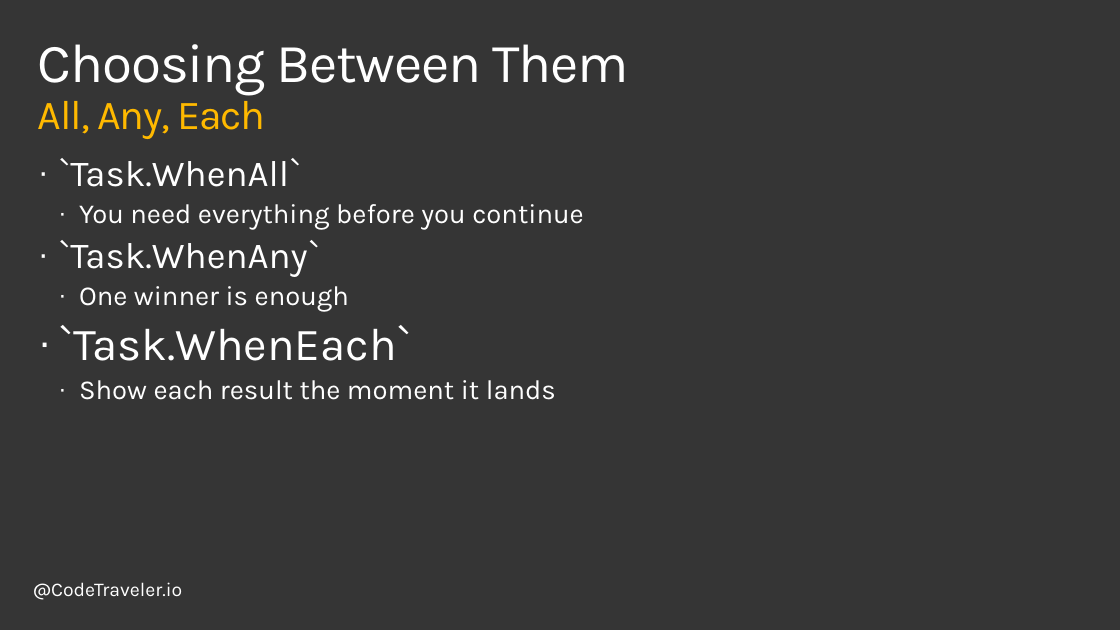
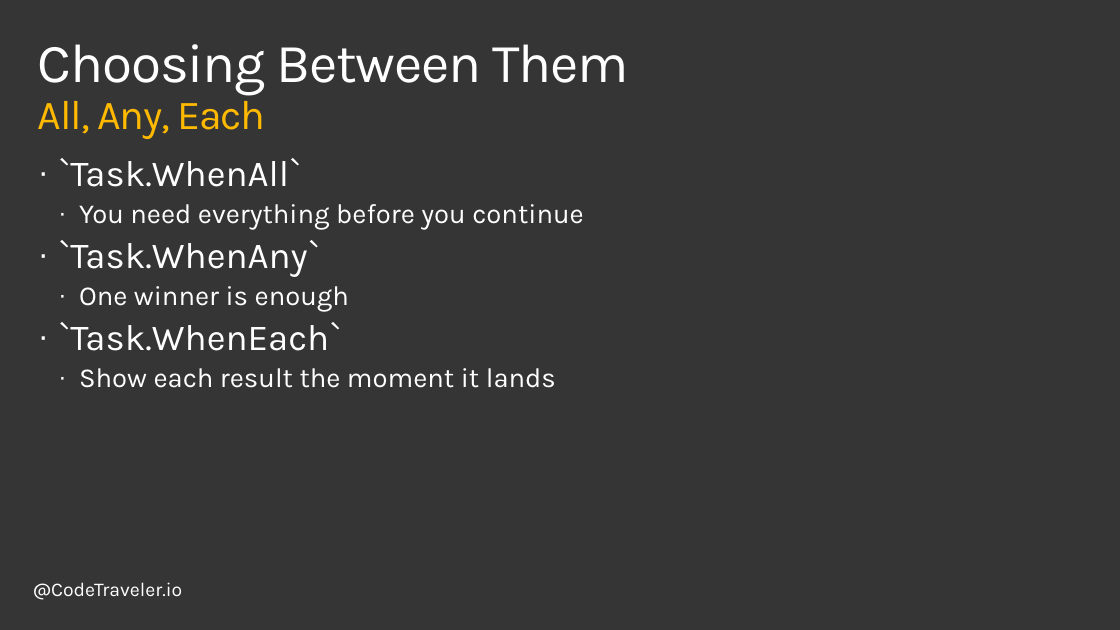
Before and after one commit to TheCodeTraveler/BecomeAnExpertWithAsyncAwait, a slide deck: slide 14 of 6. Coordinating Multiple Tasks/CoordinatingTasks.pptx. Drawn at 1120x630 pixels with LibreOffice and Linux fonts; fonts in the diff are those of the drawing; background and template pictures are left out. Boxes give left, top, right and bottom in pixels: in the first picture for what was removed or moved away, otherwise in the second. Text is boxed around its words. In the diff, an @@ line names an element or a change of style, - is before the commit and + after.

```diff
--- a/6. Coordinating Multiple Tasks/CoordinatingTasks.pptx
+++ b/6. Coordinating Multiple Tasks/CoordinatingTasks.pptx
@@ text at <box>58,322,341,351</box>: size 40 to 32 pt in "`Task.WhenEach`"; less space between paragraphs @@
```
Also in this commit, not shown: 2 other slides changed, 3 other files.
